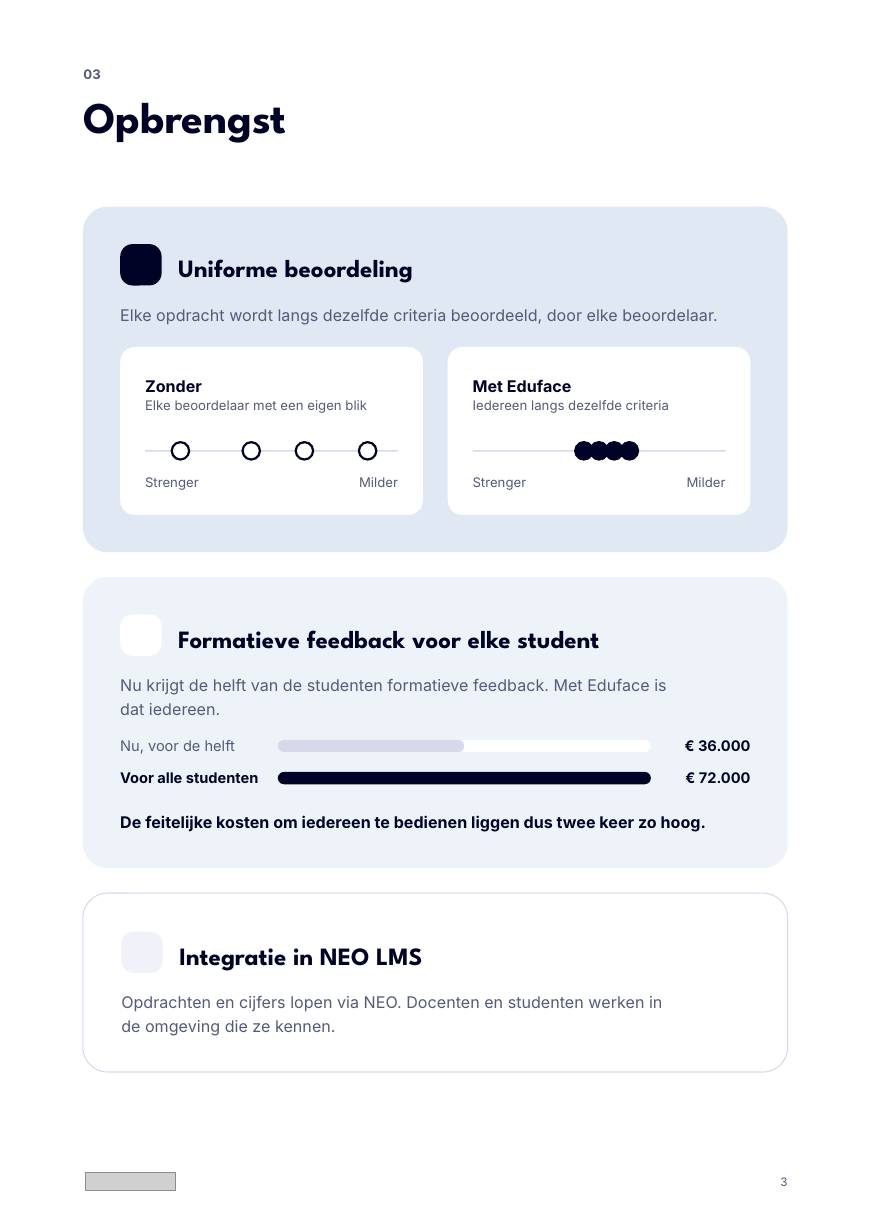
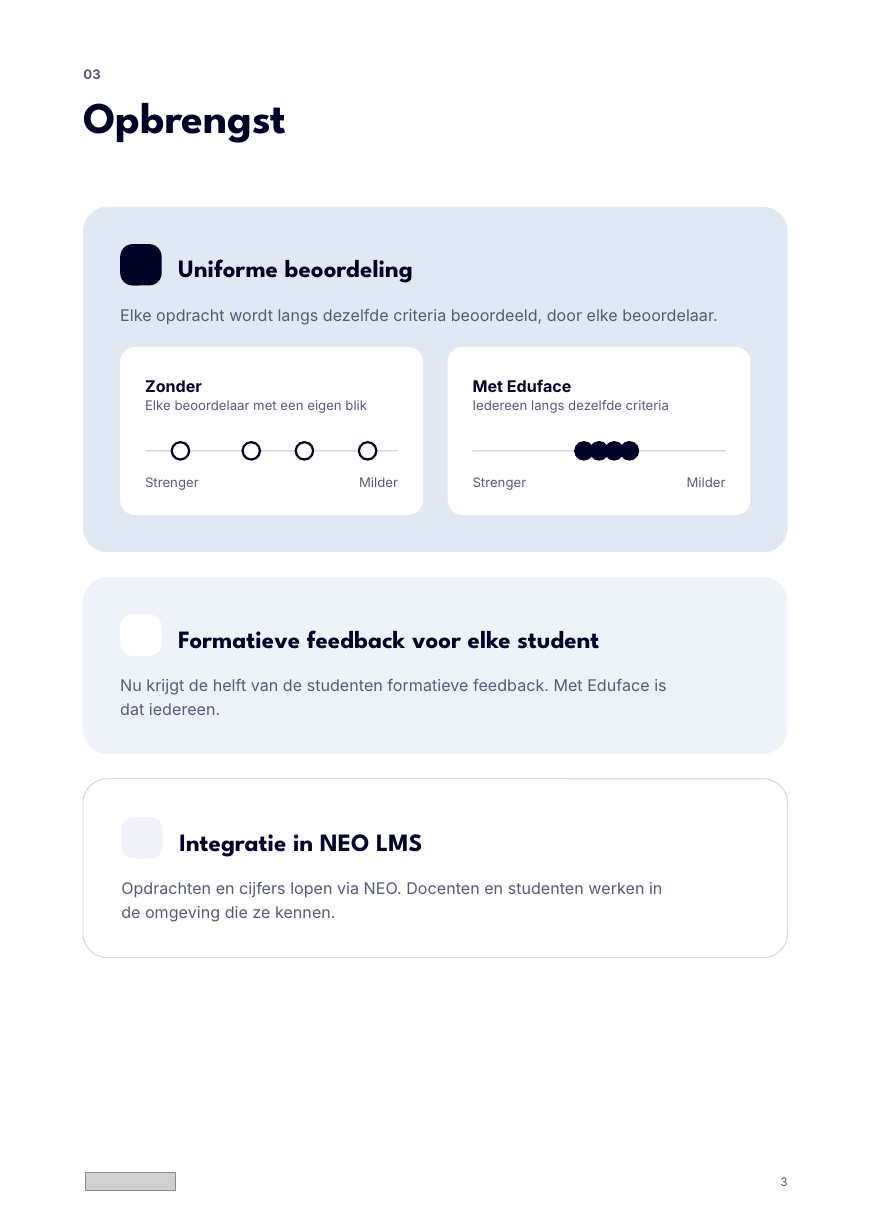
Before and after one commit to Dante-Eduface/Claude, a slide deck: slide 3 of Design/Concepts/document/eduface-document-bewerkbaar.pptx. Drawn at 871x1232 pixels with LibreOffice and Linux fonts; fonts in the diff are those of the drawing; grey boxes stand for pictures; background and template pictures are left out. Boxes give left, top, right and bottom in pixels: in the first picture for what was removed or moved away, otherwise in the second. Text is boxed around its words. In the diff, an @@ line names an element or a change of style, - is before the commit and + after.

```diff
--- a/Design/Concepts/document/eduface-document-bewerkbaar.pptx
+++ b/Design/Concepts/document/eduface-document-bewerkbaar.pptx
@@ rounded rectangle: place and size @@
-rounded rectangle at (83,577,788,868)
+rounded rectangle at (83,577,788,754)
@@ rounded rectangle at (83,577,788,754): proportions changed @@
@@ text removed at (120,740,235,754) @@
-Nu, voor de helft
@@ rounded rectangle removed at (278,739,651,752) @@
@@ rounded rectangle removed at (278,739,464,752) @@
@@ text removed at (698,740,750,751) @@
-€ 36.000
@@ 2 texts, 2 rounded rectangles: place and size @@
-2 texts, 2 rounded rectangles at (83,893,788,1072)
+2 texts, 2 rounded rectangles at (83,778,788,957)
@@ text removed at (120,772,258,783) @@
-Voor alle studenten
@@ rounded rectangle removed at (278,772,651,785) @@
@@ text removed at (699,772,751,783) @@
-€ 72.000
@@ text removed at (120,815,706,832) @@
-De feitelijke kosten om iedereen te bedienen liggen dus twee keer zo hoog.
```
Also in this commit, not shown: 5 other files.
